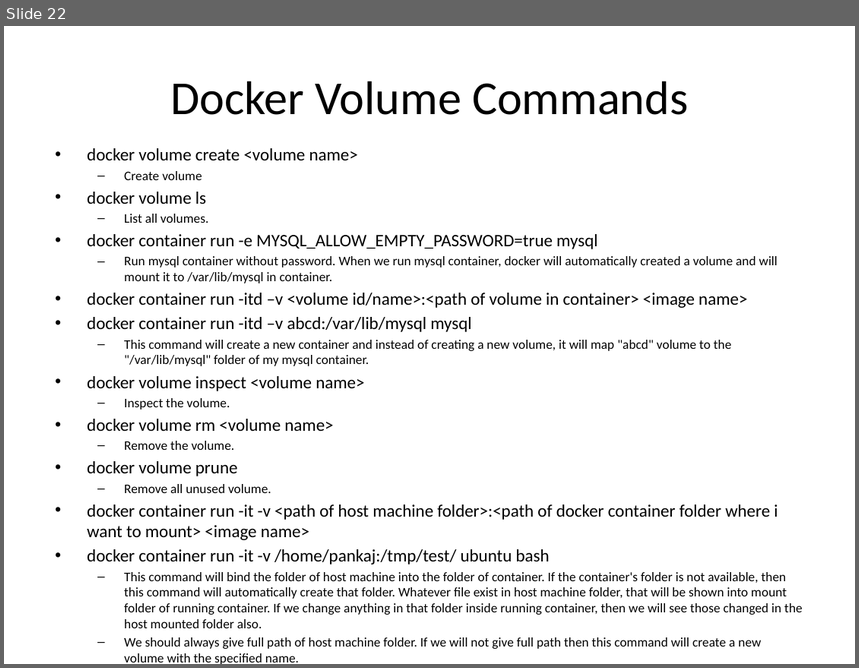
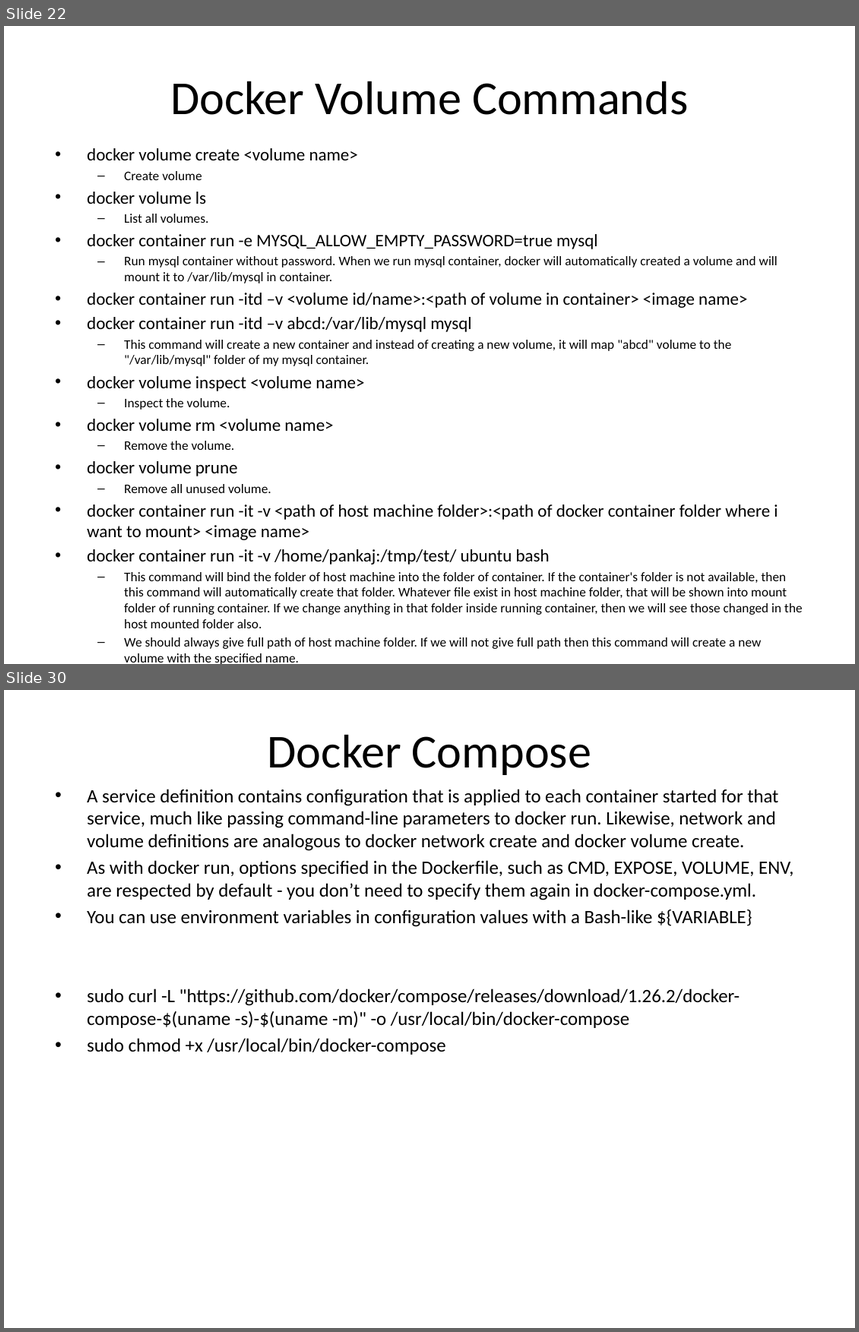
Before and after one commit to guptapankaj831/first, a slide deck: Docker Presentation.pptx. Shown one above the other, each under a label of ours: slide 22 before the commit, slides 22 and 30 after it; the slides between them are not shown. The pictures are 859x668 and 859x1332 pixels, drawn with LibreOffice and Linux fonts; fonts in the diff are those of the drawing. Boxes give left, top, right and bottom in pixels: in the first picture for what was removed or moved away, otherwise in the second. Text is boxed around its words. In the diff, an @@ line names an element or a change of style, - is before the commit and + after.

Commit message:
Docker

```diff
--- a/Docker Presentation.pptx
+++ b/Docker Presentation.pptx
@@ slide 30 added at (x1=4, y1=690, x2=855, y2=1328), background #FFFFFF @@
@@ title added at (x1=268, y1=734, x2=591, y2=775), 40 pt, text #000000 @@
+Docker Compose
@@ text added at (x1=87, y1=789, x2=794, y2=1055), 16 pt, text #000000 @@
+• A service definition contains configuration that is applied to each container started for that service, much like passing command-line parameters to docker run. Likewise, network and volume definitions are analogous to docker network create and docker volume create.
+• As with docker run, options specified in the Dockerfile, such as CMD, EXPOSE, VOLUME, ENV, are respected by default - you don’t need to specify them again in docker-compose.yml.
+• You can use environment variables in configuration values with a Bash-like ${VARIABLE}
+• sudo curl -L "https://github.com/docker/compose/releases/download/1.26.2/docker-compose-$(uname -s)-$(uname -m)" -o /usr/local/bin/docker-compose
+• sudo chmod +x /usr/local/bin/docker-compose
```
Also in this commit, not shown: 13 other slides added, 4 other files.
